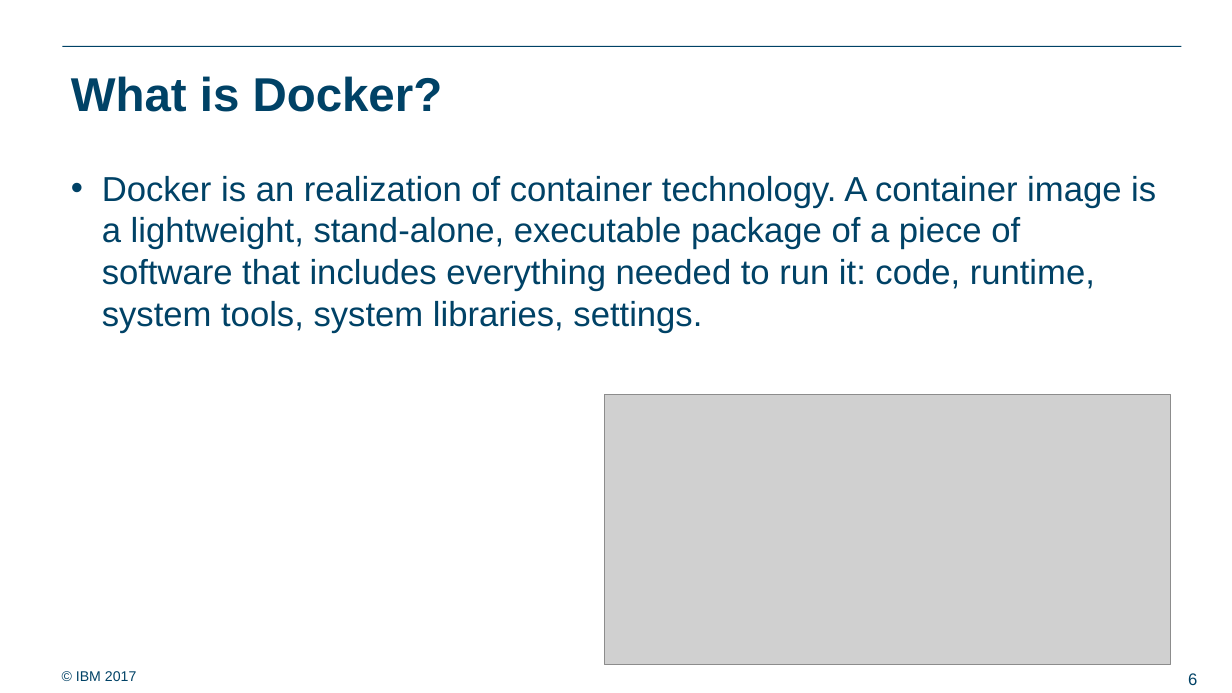
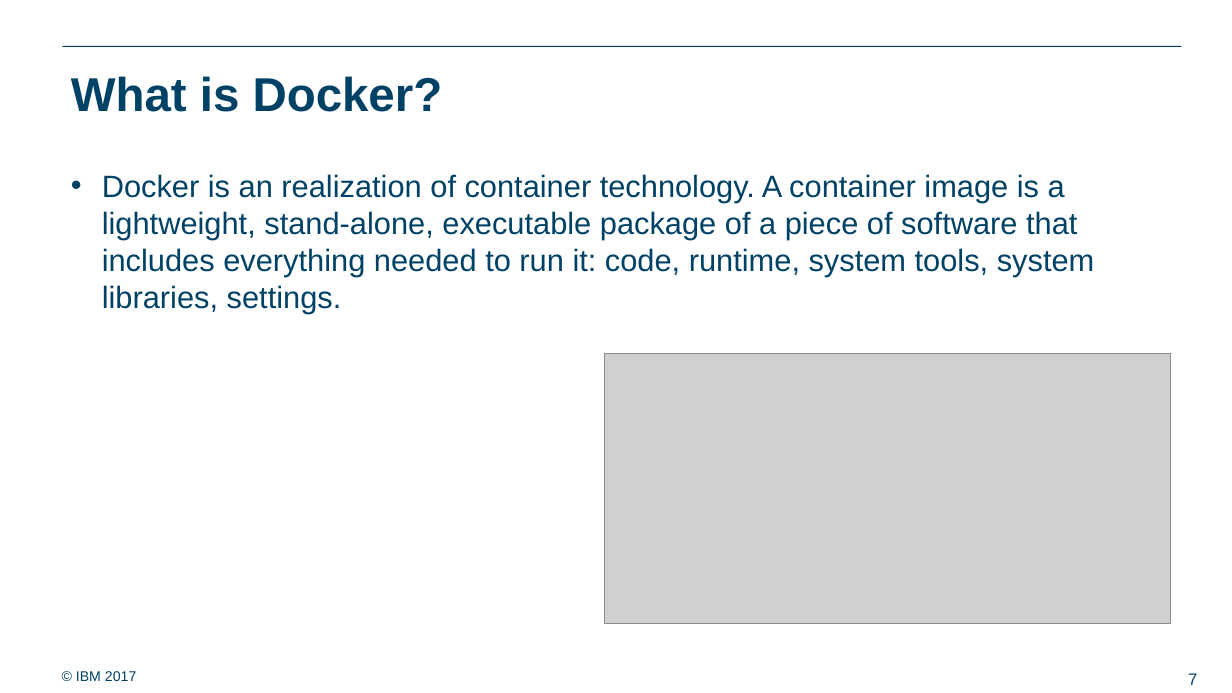
Before and after one commit to ralf0615/Analytics_project_backlog, a slide deck: slide 7 of Analytics_server_setup_v3.pptx (slide 6 before the commit). Drawn at 1232x693 pixels with LibreOffice and Linux fonts; fonts in the diff are those of the drawing; grey boxes stand for pictures; background and template pictures are left out. Boxes give left, top, right and bottom in pixels: in the first picture for what was removed or moved away, otherwise in the second. Text is boxed around its words. In the diff, an @@ line names an element or a change of style, - is before the commit and + after.

```diff
--- a/Analytics_server_setup_v3.pptx
+++ b/Analytics_server_setup_v3.pptx
@@ text "Docker is an realization of ..." at [102,174,1095,313]: size 27 to 24 pt @@
@@ picture: place and size @@
-picture at [604,395,1170,665]
+picture at [604,353,1170,624]
@@ page number at [1188,673,1197,685]: text changed @@
-6
+7
```
Also in this commit, not shown: 5 other slides changed, 4 slides added, 5 slides removed, 3 other files.
